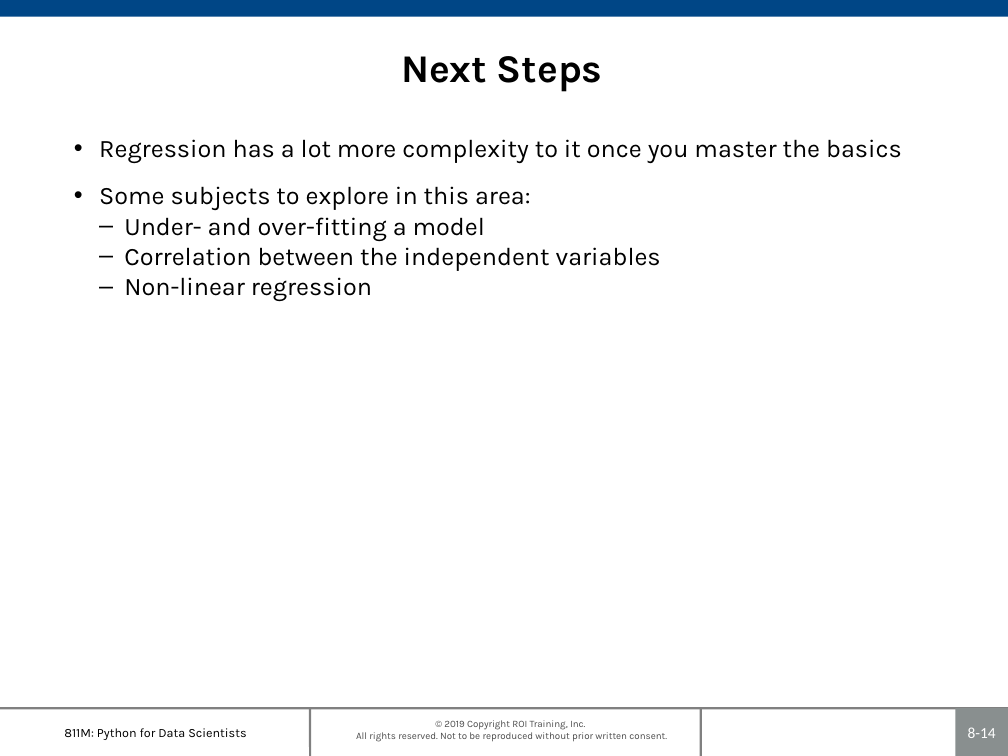
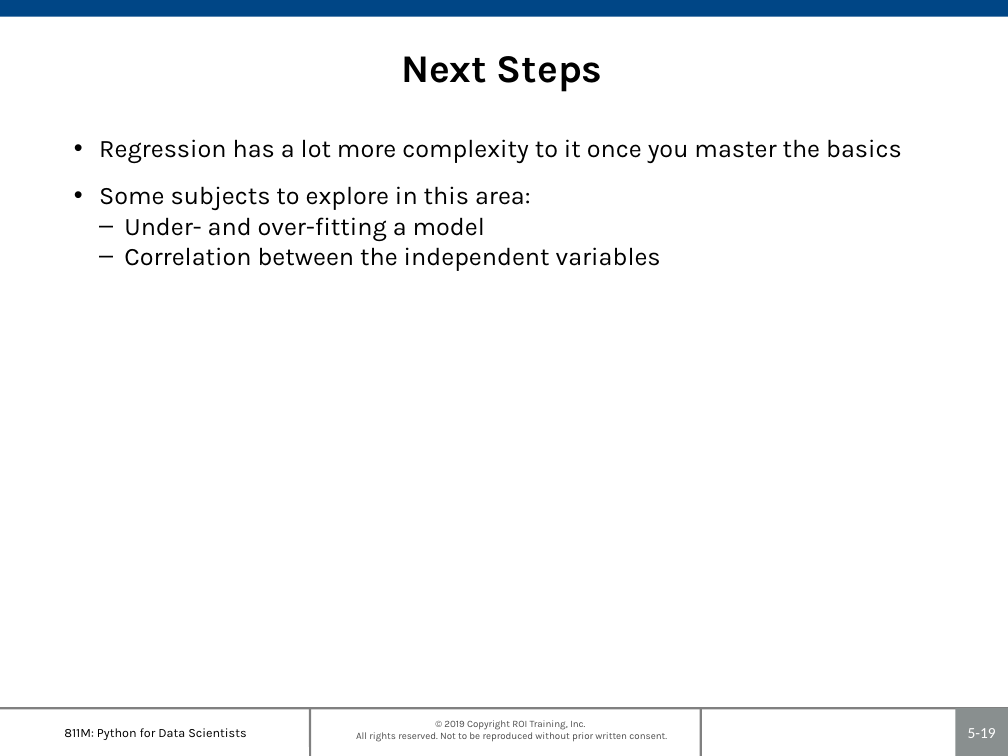
Before and after one commit to roitraining/SparkforDataEngineers, a slide deck: slide 19 of Ch05_RegressionAnalysis.pptx (slide 14 before the commit). Drawn at 1008x756 pixels with LibreOffice and Linux fonts; fonts in the diff are those of the drawing; background and template pictures are left out. Boxes give left, top, right and bottom in pixels: in the first picture for what was removed or moved away, otherwise in the second. Text is boxed around its words. In the diff, an @@ line names an element or a change of style, - is before the commit and + after.

```diff
--- a/Ch05_RegressionAnalysis.pptx
+++ b/Ch05_RegressionAnalysis.pptx
@@ text at bbox=[124, 277, 372, 302]: paragraph removed @@
-  – Non-linear regression
@@ page number at bbox=[968, 728, 996, 738]: text changed @@
-8-14
+5-19
```
Also in this commit, not shown: 6 other slides changed, 9 slides added, 4 slides removed, 24 other files.
